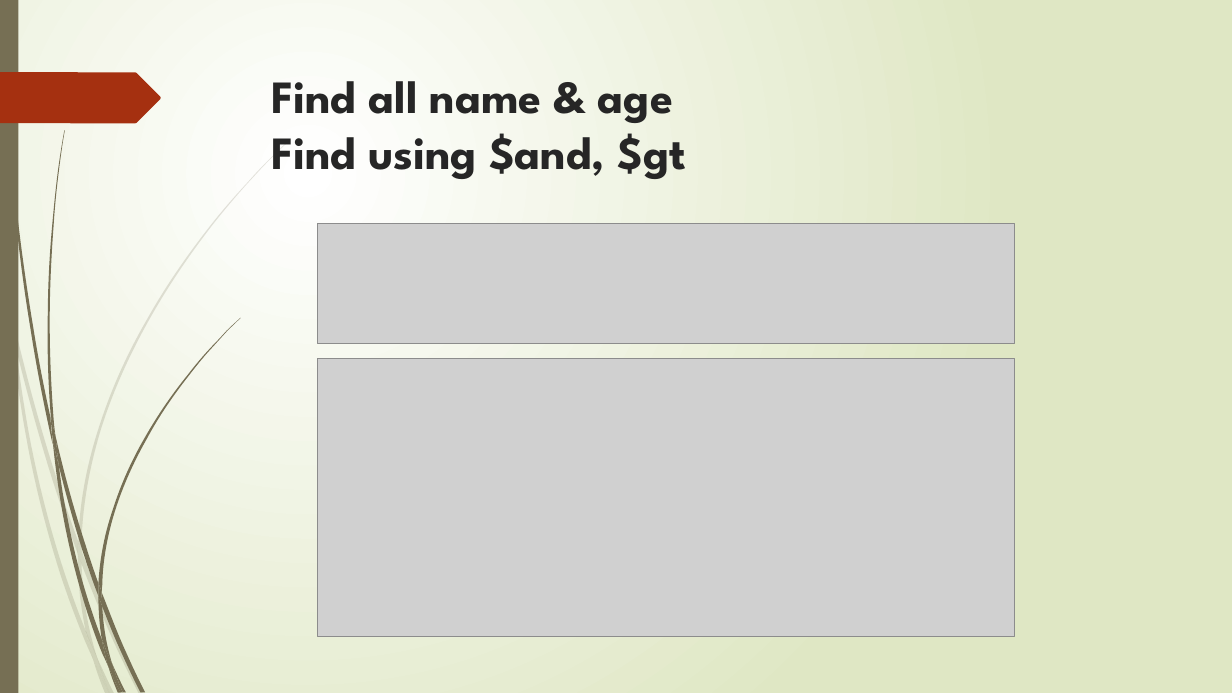
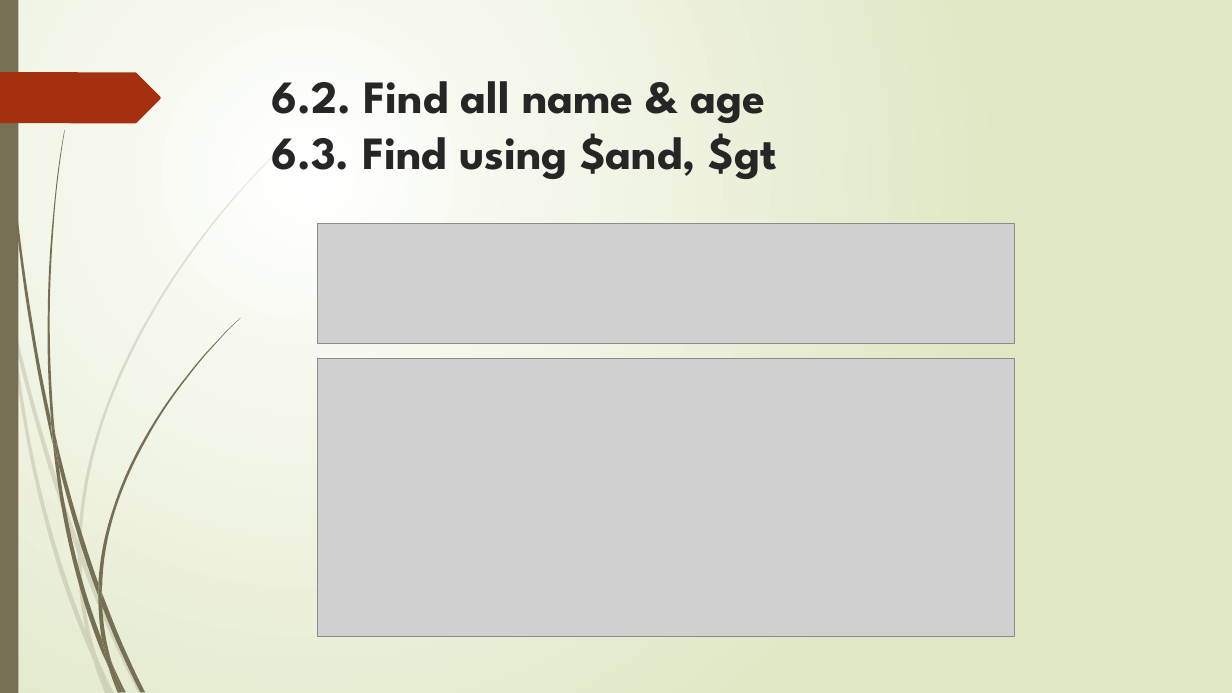
Before and after one commit to deepak127425/UST_Tasks, a slide deck: slide 13 of 1.MongoDB/4.MongoDB operations 13_Dec_2020/MongoDB operations.pptx. Drawn at 1232x693 pixels with LibreOffice and Linux fonts; fonts in the diff are those of the drawing; grey boxes stand for pictures. Boxes give left, top, right and bottom in pixels: in the first picture for what was removed or moved away, otherwise in the second. Text is boxed around its words. In the diff, an @@ line names an element or a change of style, - is before the commit and + after.

```diff
--- a/1.MongoDB/4.MongoDB operations 13_Dec_2020/MongoDB operations.pptx
+++ b/1.MongoDB/4.MongoDB operations 13_Dec_2020/MongoDB operations.pptx
@@ title at [271, 81, 777, 179]: text changed @@
-Find all name & age
-Find using $and, $gt
+6.2. Find all name & age
+6.3. Find using $and, $gt
```
Also in this commit, not shown: 19 other slides changed.
